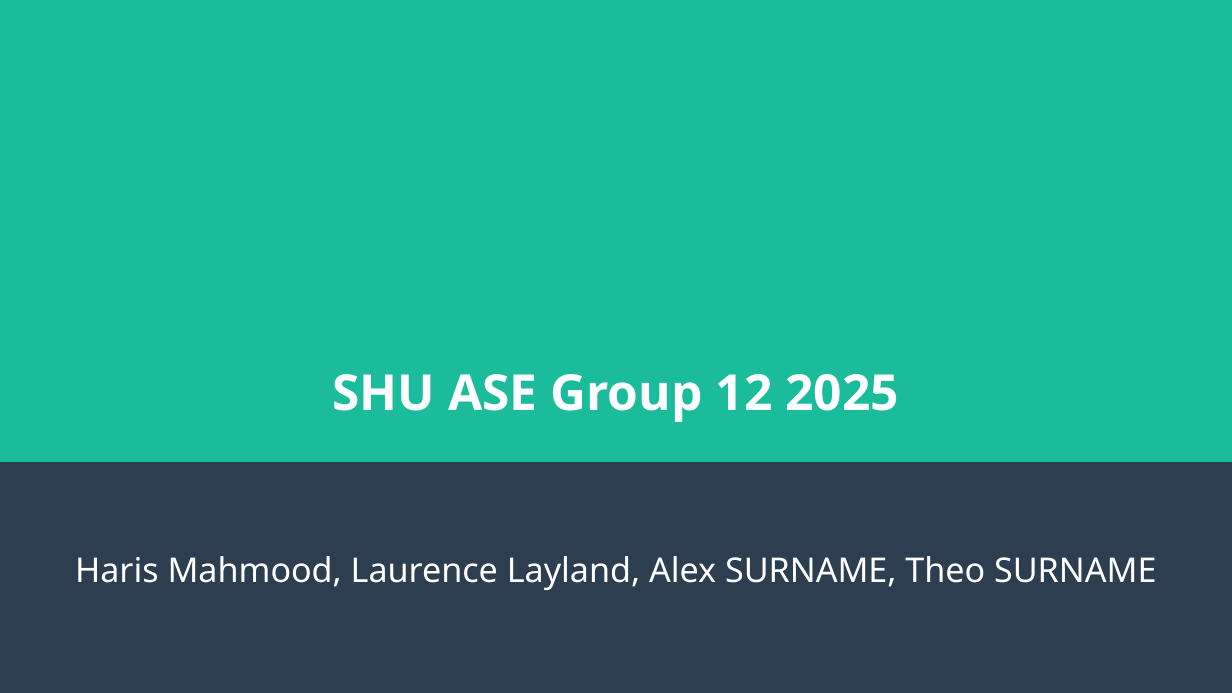
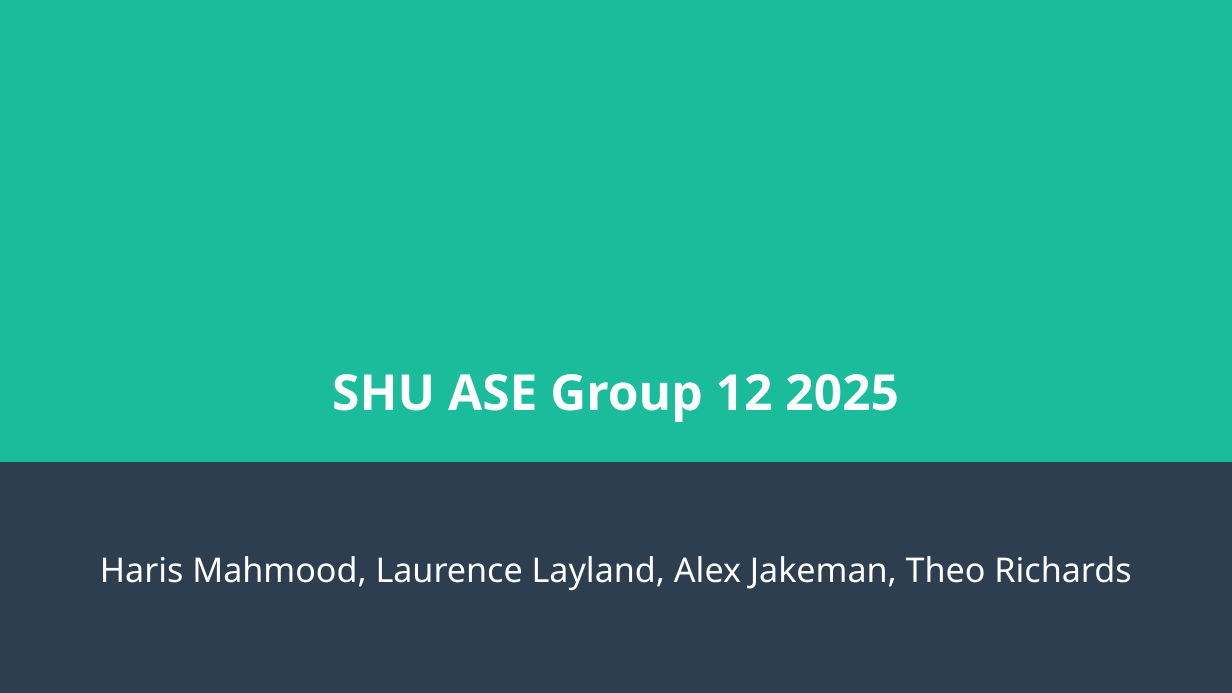
Before and after one commit to Galladite27/SHU-ASE-2025, a slide deck: slide 1 of documents/presentation/Presentation.odp. Drawn at 1232x693 pixels with LibreOffice and Linux fonts; fonts in the diff are those of the drawing. Boxes give left, top, right and bottom in pixels: in the first picture for what was removed or moved away, otherwise in the second. Text is boxed around its words. In the diff, an @@ line names an element or a change of style, - is before the commit and + after.

```diff
--- a/documents/presentation/Presentation.odp
+++ b/documents/presentation/Presentation.odp
@@ subtitle at [100, 556, 1131, 590]: text changed @@
-Haris Mahmood, Laurence Layland, Alex SURNAME, Theo SURNAME
+Haris Mahmood, Laurence Layland, Alex Jakeman, Theo Richards
```
Also in this commit, not shown: 3 other files.
